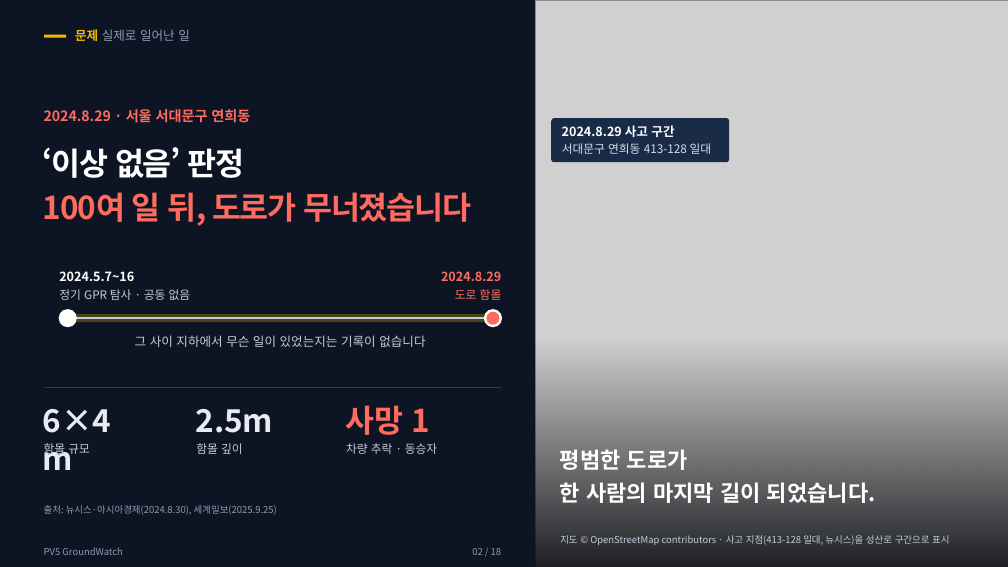
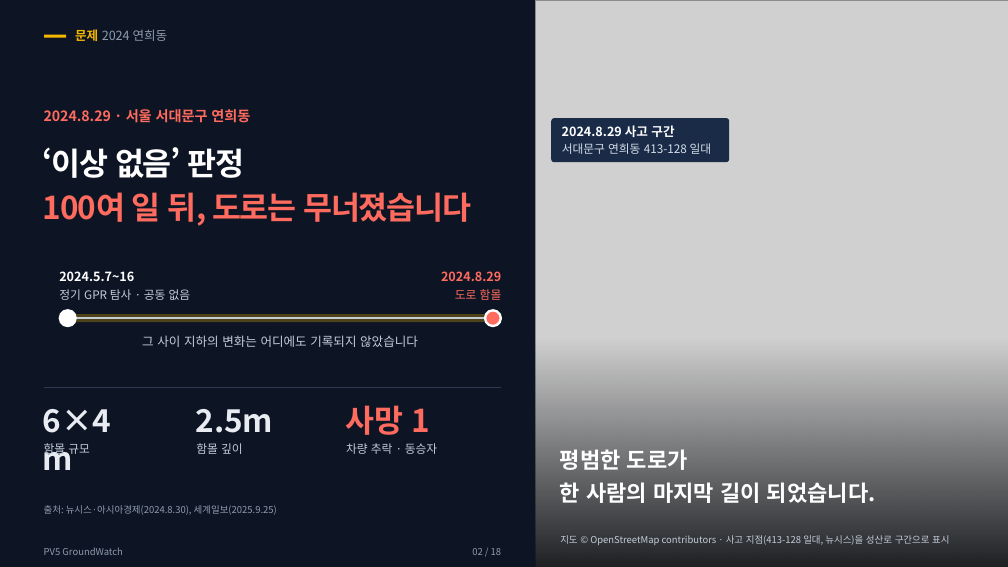
Before and after one commit to woojin-choe/pv5-hose-lab, a slide deck: slide 2 of ppt_all/PV5_GroundWatch_10_26.pptx. Drawn at 1008x567 pixels with LibreOffice and Linux fonts; fonts in the diff are those of the drawing; grey boxes stand for pictures. Boxes give left, top, right and bottom in pixels: in the first picture for what was removed or moved away, otherwise in the second. Text is boxed around its words. In the diff, an @@ line names an element or a change of style, - is before the commit and + after.

```diff
--- a/ppt_all/PV5_GroundWatch_10_26.pptx
+++ b/ppt_all/PV5_GroundWatch_10_26.pptx
@@ text at [75,29,168,41]: text changed @@
-문제 실제로 일어난 일
+문제 2024 연희동
@@ text at [43,192,471,226]: text changed @@
-100여 일 뒤, 도로가 무너졌습니다
+100여 일 뒤, 도로는 무너졌습니다
@@ text at [142,335,418,347]: text changed @@
-그 사이 지하에서 무슨 일이 있었는지는 기록이 없습니다
+그 사이 지하의 변화는 어디에도 기록되지 않았습니다
```
Also in this commit, not shown: 15 other slides changed, 21 other files.
